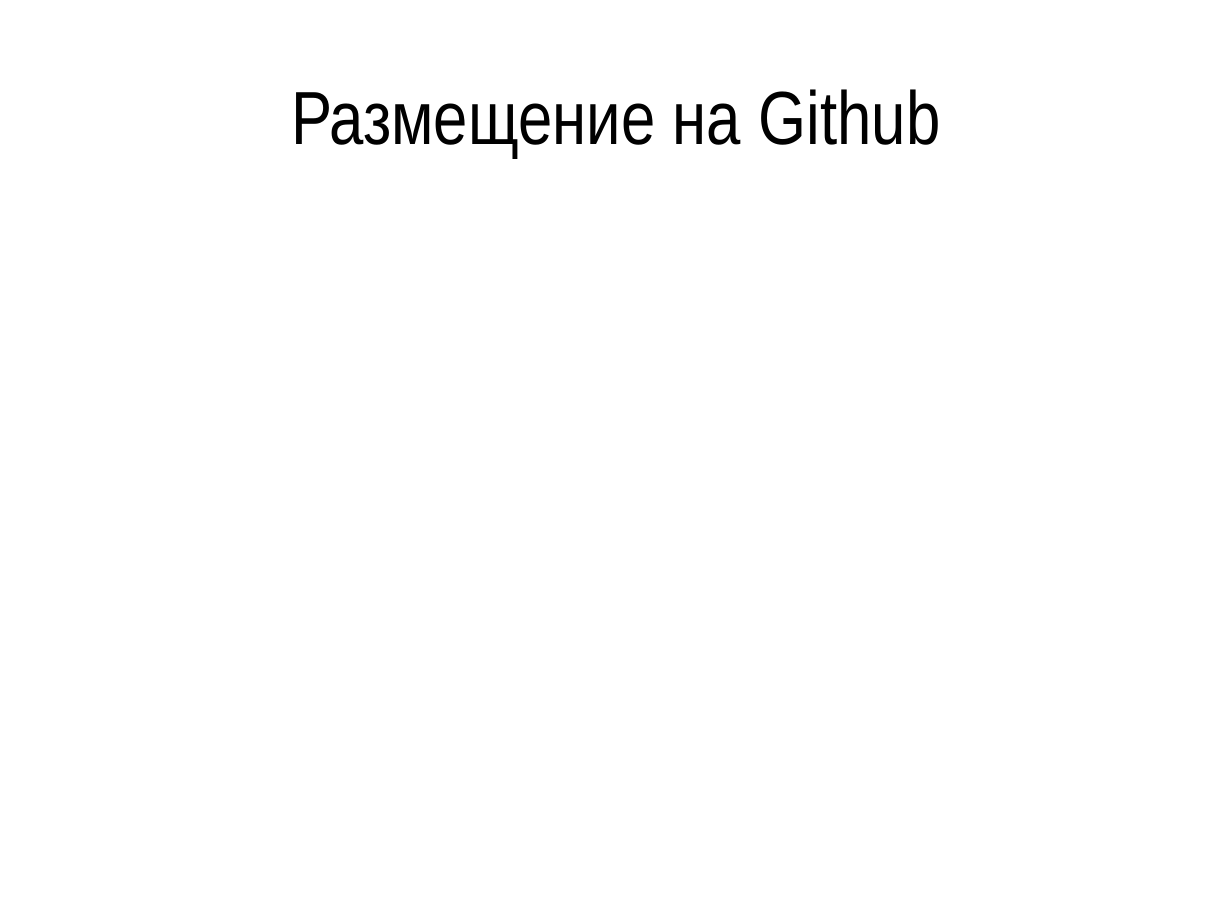
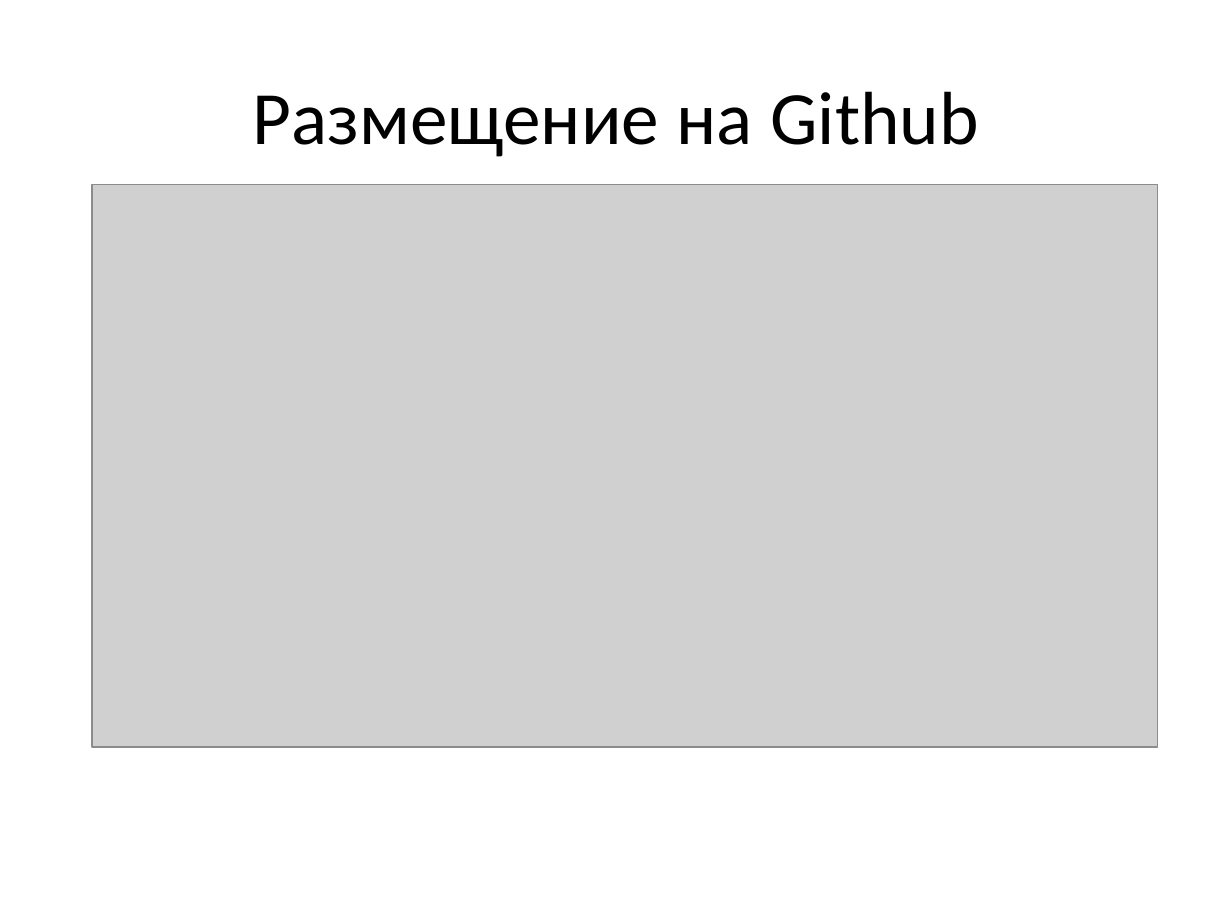
Before and after one commit to VladislavUstinov228/practica, a slide deck: slide 3 of Устинов Владислав С7120Б/презентация.pptx. Drawn at 1232x924 pixels with LibreOffice and Linux fonts; fonts in the diff are those of the drawing; grey boxes stand for pictures. Boxes give left, top, right and bottom in pixels: in the first picture for what was removed or moved away, otherwise in the second. Text is boxed around its words. In the diff, an @@ line names an element or a change of style, - is before the commit and + after.

```diff
--- a/Устинов Владислав С7120Б/презентация.pptx
+++ b/Устинов Владислав С7120Б/презентация.pptx
@@ title "Размещение на Github" at box(253, 91, 978, 157): font Arial Narrow to Calibri @@
@@ picture added at box(92, 185, 1158, 748) @@
```
Also in this commit, not shown: 10 other slides changed, 5 slides added, 2 slides removed, 2 other files.
